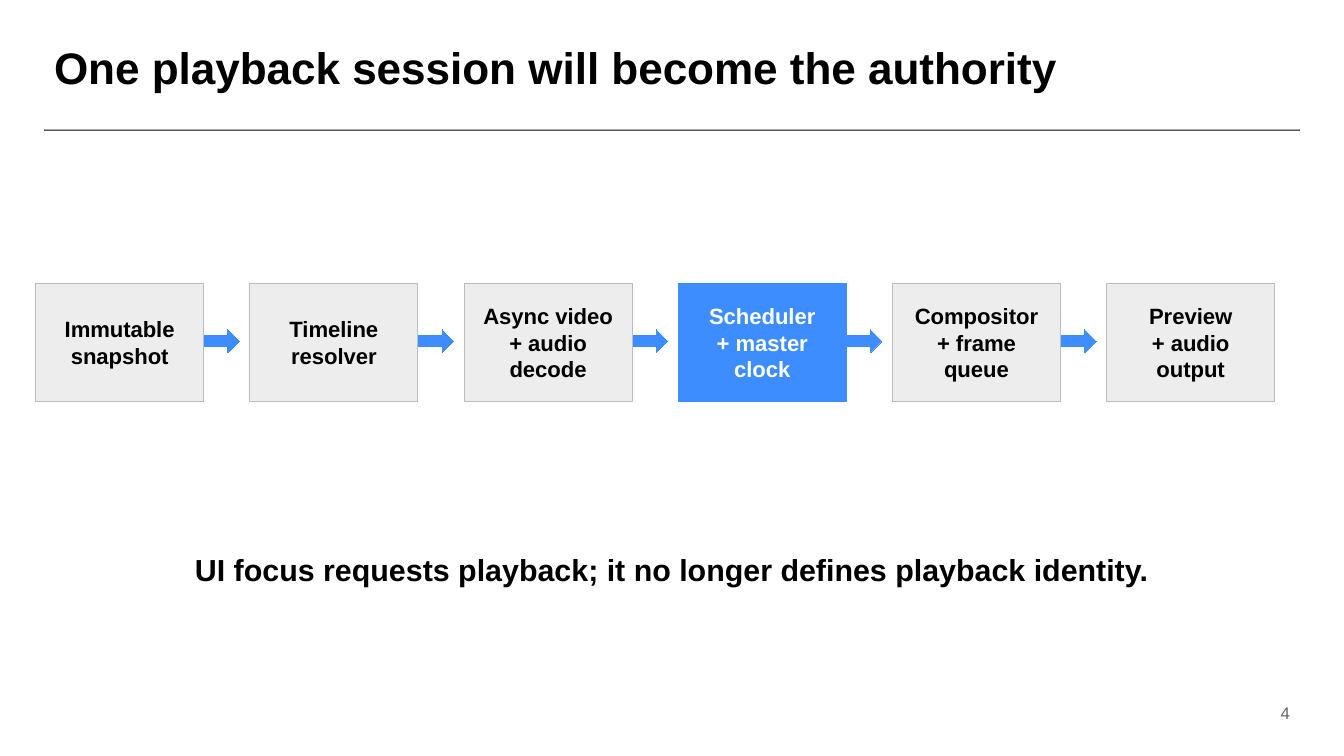
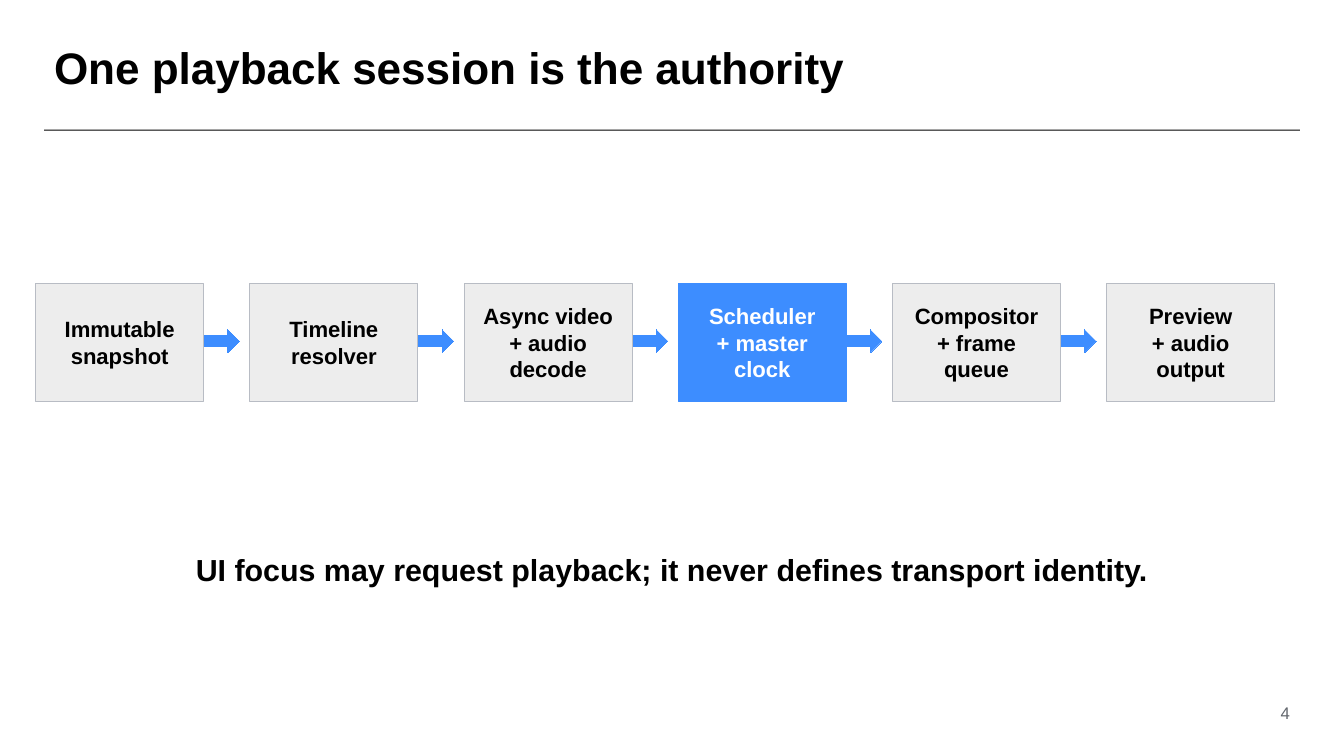
Before and after one commit to alberthsu-cl/qt-Samples, a slide deck: slide 4 of MiniEditorCoexistence/docs/Timeline-Playback-Engine-Learning.pptx. Drawn at 1344x756 pixels with LibreOffice and Linux fonts; fonts in the diff are those of the drawing. Boxes give left, top, right and bottom in pixels: in the first picture for what was removed or moved away, otherwise in the second. Text is boxed around its words. In the diff, an @@ line names an element or a change of style, - is before the commit and + after.

Commit message:
Propose ADR-003 immutable playback snapshots

```diff
--- a/MiniEditorCoexistence/docs/Timeline-Playback-Engine-Learning.pptx
+++ b/MiniEditorCoexistence/docs/Timeline-Playback-Engine-Learning.pptx
@@ text at [54, 52, 843, 93]: text changed @@
-One playback session will become the authority
+One playback session is the authority
@@ text at [196, 559, 1147, 587]: text changed @@
-UI focus requests playback; it no longer defines playback identity.
+UI focus may request playback; it never defines transport identity.
```
Also in this commit, not shown: 2 other slides changed, 1 slide added, 2 other files.
